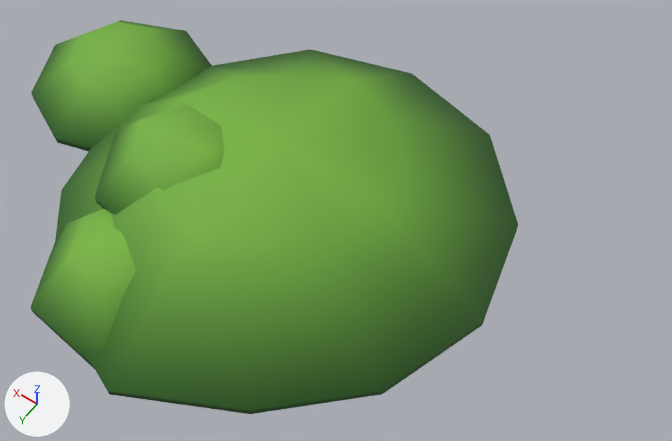
Two versions of the glTF model public/assets/flora/moss.lod2.glb, one commit apart.
Both versions are drawn from a camera (50 mm lens) standing at (-0.471, 0.549, 0.897) and looking at (-0.077, -0.003, 0.03). Arrows for +X, +Y and +Z are at lower left; the lights stay in place. The picture after the commit comes second.

In view in the first picture: 'moss_s1_lod2'.
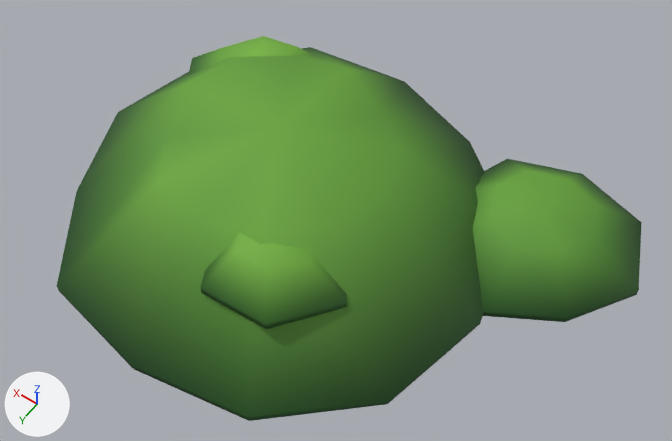
Where the change shows, as pixel boxes [x1, y1, x2, y2] in the pictures (672 x 441 px; the box of a moved part takes in the faces that stretch with it):
'moss_s1_lod2', reshaped, recoloured (20% wider): before [30, 20, 518, 414]; after [57, 36, 642, 421]
part 1 of me_moss_s1_lod2, moved or reshaped: before [30, 20, 518, 414]; after [57, 36, 642, 421]
part 2 of me_moss_s1_lod2, recoloured: before [31, 31, 518, 414]; after [57, 47, 642, 421]
part 3 of me_moss_s1_lod2, recoloured: before [30, 20, 518, 410]; after [57, 36, 641, 417]

The change, as a list of edits to the scene's bpy script:
```text
Change me_moss_s1_lod2:
    used by ob_moss_s1_lod2; location = (0.0, 0.0, 0.0)
    remove me_moss_s1_lod2.from_pydata(...)  # 104 vertices, 192 faces; spans x -0.282..0.446, y -0.292..0.308, z -0.012..0.131
    add me_moss_s1_lod2.from_pydata(...)  # 104 vertices, 192 faces; spans x -0.407..0.279, y -0.272..0.27, z -0.006..0.145
    me_moss_s1_lod2 part 1: 103 of 104 vertices moved; they spanned x -0.282..0.446, y -0.292..0.308, z -0.012..0.131 and now span x -0.407..0.279, y -0.272..0.27, z -0.006..0.145; mean shift (-0.179, -0.069, 0.014); largest move (0.446, -0.046, 0.004) -> (-0.151, -0.139, 0.004)
    me_moss_s1_lod2 part 2: 102 faces centred in x -0.271..0.433, y -0.279..0.29, z -0.012..0.066 are repainted in the vertex colours; the middle colour goes from dark green #2b5e26 to dark green #275a25
    me_moss_s1_lod2 part 3: 90 faces centred in x -0.224..0.409, y -0.229..0.269, z 0.018..0.125 are repainted in the vertex colours; the middle colour goes from green #7dbe43 to green #6eaf3e
```
